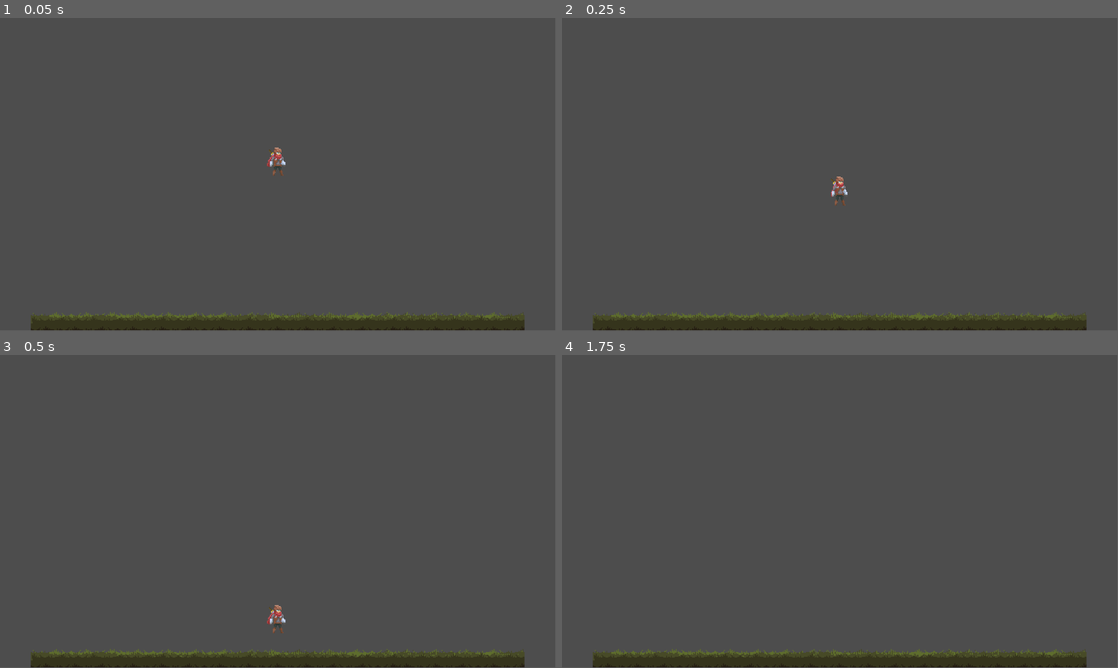
Above: before the commit, frames 1-4 (two rows, left to right).
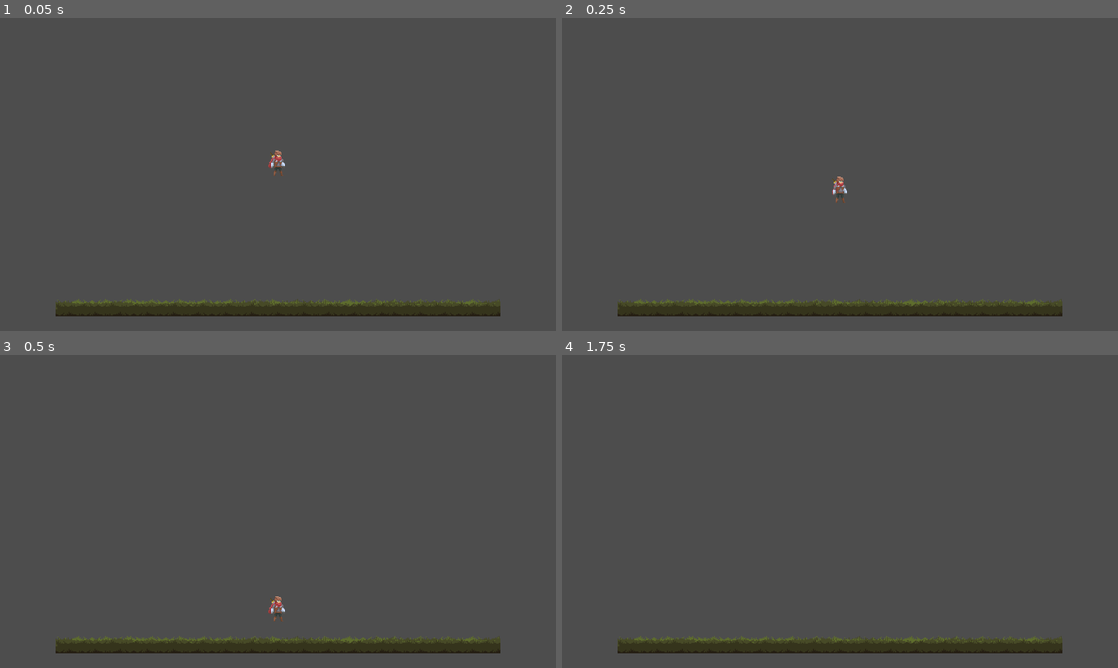
Above: after the commit, the same moments.

Repository: saadjiqbal/DinoClone
Game: Godot game, scene res://scenes/game.tscn
Same seed, same stepped clock (60 frames per second), same inputs: the game is played once before the commit and once after it.
Inputs:
- Up to frame 1 (0.05 s): no input
- Up to frame 2 (0.25 s): no input
- Up to frame 3 (0.5 s): no input
- Up to frame 4 (1.75 s): tap Enter (ui_accept) at 0.5, 0.77, 1.25, 1.52 s; hold Right (ui_right) from 0.53 s (still down)
In our replay, the window is 799x449 before the commit and 800x450 after it. These sizes can differ from the game's own. Grey fills any space a smaller window leaves; there, only what the larger window draws over its background counts as a difference.

The runs differ from the first frame. In frame 1, 7.9% of the frame differs, in the area x 5-95%, y 41-100%; in frame 2, 7.9%; in frame 3, 8.0%, in the area x 5-95%, y 77-100%; in frame 4, 7.8%.

Commit message:
Environment Assets and Scene
- sprites for the foreground, background, and scenery, saved in assets/sprites/

- scene containing the environment sprites, parallax controller, and a 2D camera that moves to the right at a constant speed

- changed the viewport resolution to 1280 x 720

Diff:
--- a/project.godot
+++ b/project.godot
@@ -15,6 +15,11 @@
 config/features=PackedStringArray("4.2", "Forward Plus")
 config/icon="res://icon.svg"
 
+[display]
+
+window/size/viewport_width=1280
+window/size/viewport_height=720
+
 [rendering]
 
 textures/canvas_textures/default_texture_filter=0
--- /dev/null
+++ b/scenes/environment.tscn
@@ -0,0 +1,96 @@
+[gd_scene load_steps=9 format=3 uid="uid://r1xoaognxcot"]
+
+[ext_resource type="Texture2D" uid="uid://dpfni0lumt1tg" path="res://assets/sprites/sun.png" id="1_n54nj"]
+[ext_resource type="Texture2D" uid="uid://dklo2i4phuxfl" path="res://assets/sprites/background.png" id="2_cxmde"]
+[ext_resource type="Texture2D" uid="uid://bus78ao72edfu" path="res://assets/sprites/cloud_small.png" id="3_yf222"]
+[ext_resource type="Texture2D" uid="uid://bwrxwd6p688mv" path="res://assets/sprites/cloud_large.png" id="4_b8qo0"]
+[ext_resource type="Texture2D" uid="uid://derw18njl6h48" path="res://assets/sprites/foreground.png" id="5_ebxps"]
+[ext_resource type="Texture2D" uid="uid://ce0g00fg5wdtu" path="res://assets/sprites/rock_small.png" id="6_53sjj"]
+[ext_resource type="Texture2D" uid="uid://b48vxi2tcfuhv" path="res://assets/sprites/rock_large.png" id="7_x7xx2"]
+[ext_resource type="Script" path="res://scenes/test_camera.gd" id="8_gfwo4"]
+
+[node name="Environment" type="ParallaxBackground"]
+
+[node name="Layer0" type="ParallaxLayer" parent="."]
+motion_scale = Vector2(0, 0)
+motion_mirroring = Vector2(1280, 0)
+
+[node name="Background" type="Sprite2D" parent="Layer0"]
+texture_filter = 1
+texture = ExtResource("2_cxmde")
+centered = false
+
+[node name="Layer1" type="ParallaxLayer" parent="."]
+motion_mirroring = Vector2(1280, 0)
+
+[node name="CloudLarge" type="Sprite2D" parent="Layer1"]
+texture_filter = 1
+position = Vector2(570, 30)
+texture = ExtResource("4_b8qo0")
+centered = false
+
+[node name="Layer2" type="ParallaxLayer" parent="."]
+motion_scale = Vector2(2, 2)
+motion_mirroring = Vector2(1280, 0)
+
+[node name="CloudSmall0" type="Sprite2D" parent="Layer2"]
+texture_filter = 1
+position = Vector2(950, 200)
+texture = ExtResource("3_yf222")
+centered = false
+
+[node name="CloudSmall1" type="Sprite2D" parent="Layer2"]
+texture_filter = 1
+position = Vector2(110, 140)
+texture = ExtResource("3_yf222")
+centered = false
+
+[node name="Layer3" type="ParallaxLayer" parent="."]
+motion_scale = Vector2(8, 8)
+motion_mirroring = Vector2(1280, 0)
+
+[node name="Foreground" type="Sprite2D" parent="Layer3"]
+texture_filter = 1
+position = Vector2(0, 520)
+texture = ExtResource("5_ebxps")
+centered = false
+
+[node name="RockSmall0" type="Sprite2D" parent="Layer3"]
+texture_filter = 1
+position = Vector2(990, 620)
+texture = ExtResource("6_53sjj")
+centered = false
+
+[node name="RockSmall1" type="Sprite2D" parent="Layer3"]
+texture_filter = 1
+position = Vector2(330, 630)
+texture = ExtResource("6_53sjj")
+centered = false
+
+[node name="RockSmall2" type="Sprite2D" parent="Layer3"]
+texture_filter = 1
+position = Vector2(90, 600)
+texture = ExtResource("6_53sjj")
+centered = false
+
+[node name="RockLarge" type="Sprite2D" parent="Layer3"]
+texture_filter = 1
+position = Vector2(460, 570)
+texture = ExtResource("7_x7xx2")
+centered = false
+
+[node name="Sun" type="Sprite2D" parent="."]
+texture_filter = 1
+position = Vector2(840, 380)
+texture = ExtResource("1_n54nj")
+centered = false
+
+[node name="TestCamera" type="Camera2D" parent="."]
+offset = Vector2(640, 360)
+script = ExtResource("8_gfwo4")
+
+[node name="Timer" type="Timer" parent="."]
+wait_time = 0.017
+autostart = true
+
+[connection signal="timeout" from="Timer" to="TestCamera" method="_on_timer_timeout"]
--- /dev/null
+++ b/scenes/test_camera.gd
@@ -0,0 +1,15 @@
+extends Camera2D
+
+var move_timer: int = 0
+
+
+# "Pixel" perfect camera motion that's hard to look at
+#func _on_timer_timeout():
+	#move_timer += 1
+	#if move_timer == 8:
+		#position.x += 10
+		#move_timer = 0
+
+# Smooth camera motion
+func _process(delta):
+	position.x += 30 * delta
Binary file added: assets/sprites/background.png
Not shown, added: assets/sprites/background.png.import
Binary file added: assets/sprites/cactus_large.png
Not shown, added: assets/sprites/cactus_large.png.import
Binary file added: assets/sprites/cactus_small.png
Not shown, added: assets/sprites/cactus_small.png.import
Binary file added: assets/sprites/cloud_large.png
Not shown, added: assets/sprites/cloud_large.png.import
Binary file added: assets/sprites/cloud_small.png
Not shown, added: assets/sprites/cloud_small.png.import
Binary file added: assets/sprites/foreground.png
Not shown, added: assets/sprites/foreground.png.import
(and 6 more such lines)
